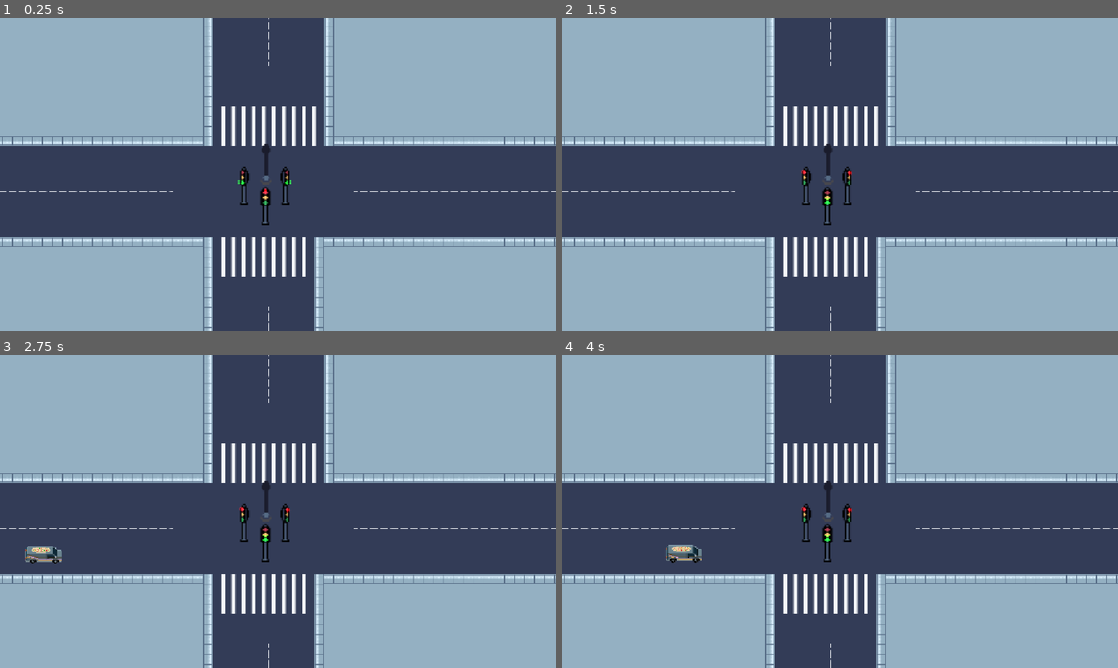
Above: before the commit, frames 1-4 (two rows, left to right).
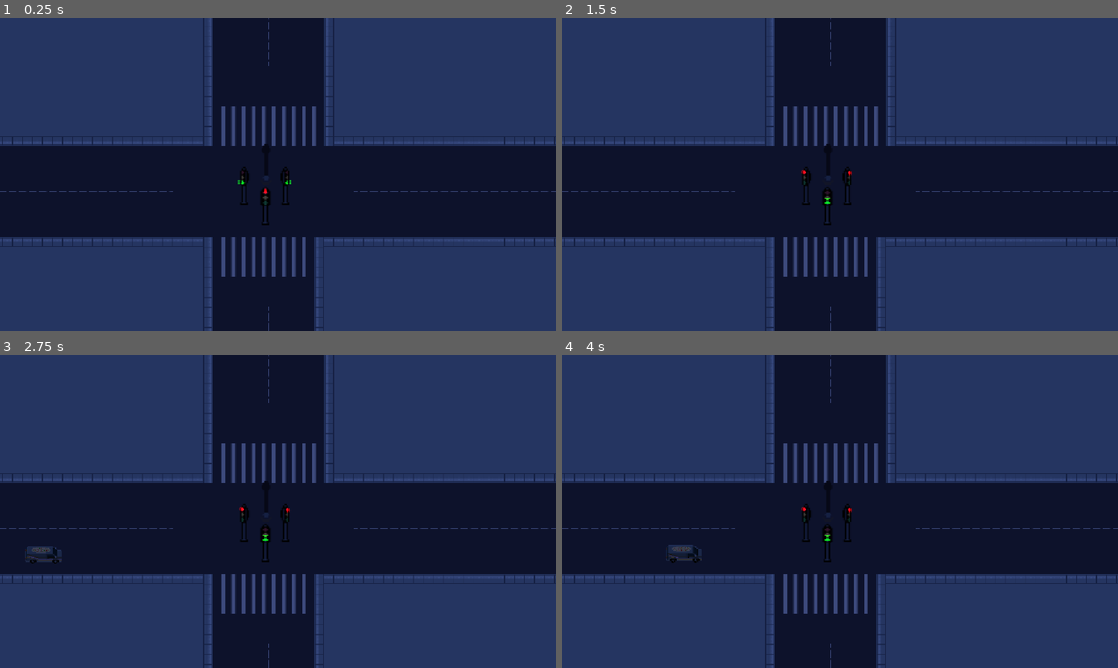
Above: after the commit, the same moments.

Repository: lafgo-fc/game-jam-repoooo
Game: Godot game, scene res://scne/test_one.tscn
The game is run twice, just before and just after one commit, with the same random seed, the same clock (stepped at 60 frames per second) and the same inputs.
Inputs:
- Up to frame 1 (0.25 s): no input
- Up to frame 2 (1.5 s): tap Enter (ui_accept) at 0.5, 0.77, 1.25 s; hold R (traffic control right and left) from 0.53 s (still down)
- Up to frame 3 (2.75 s): keep holding R (traffic control right and left); tap Enter (ui_accept) at 1.52 s
- Up to frame 4 (4 s): keep holding R (traffic control right and left); tap Enter (ui_accept) at 3.02, 3.77 s

The runs differ from the first frame. In frame 1, 100% of the frame differs, in the area x 0-100%, y 0-100%; in frame 2, 100%; in frame 3, 100%; in frame 4, 100%.

Commit message:
implemented the day-night cycle

Diff:
--- a/scne/test_one.gd
+++ b/scne/test_one.gd
@@ -1,6 +1,6 @@
 extends Node2D
 @onready var day_timer = $daytime     # import the day-night timer
-
+@onready var surroundings = $"day-night manager"
 # gives the signal of time
 func time_op():
 	var time_spent = 1440  - day_timer.time_left  # this gives us the time we have spent in the day
@@ -14,8 +14,17 @@
 		GameData.daycycle = "night"
 
 func _ready() -> void:
-	pass
+	day_timer.start(500)
 
 # Called every frame. 'delta' is the elapsed time since the previous frame.
 func _process(delta: float) -> void:
+	print(GameData.daycycle)
 	time_op()
+	if GameData.daycycle == "morning":
+		surroundings.color = Color(1,0.9,0.8)
+	elif GameData.daycycle == "afternoon":
+		surroundings.color = Color(1,1,1)
+	elif GameData.daycycle == "evening":
+		surroundings.color = Color(1,0.7,0.5)
+	elif GameData.daycycle == "night":
+		surroundings.color = Color(0.25,0.3,0.5)
--- a/scne/test_one.tscn
+++ b/scne/test_one.tscn
@@ -1206,3 +1206,5 @@
 [node name="daytime" type="Timer" parent="." unique_id=428682100]
 wait_time = 1440.0
 autostart = true
+
+[node name="day-night manager" type="CanvasModulate" parent="." unique_id=1561318286]
